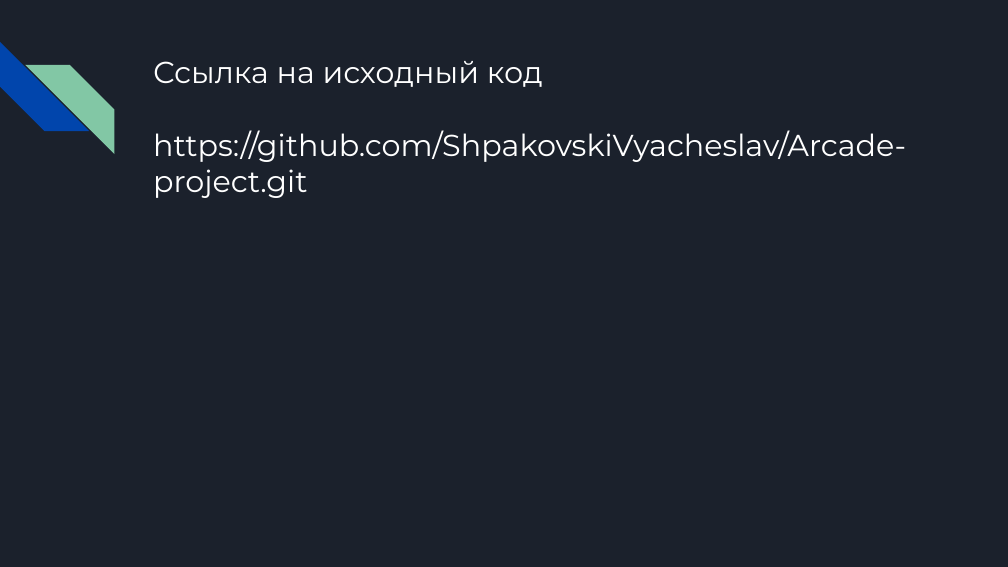
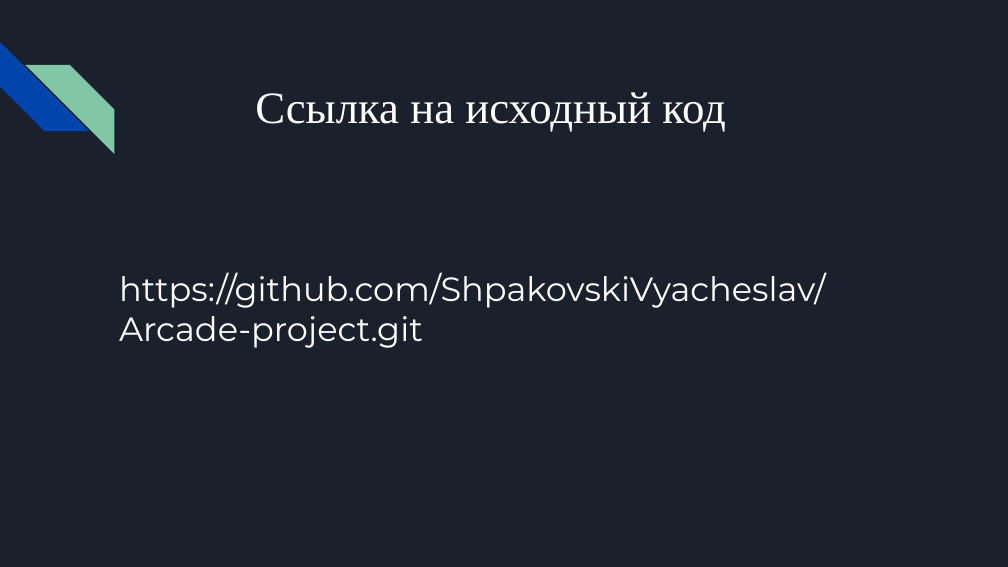
Before and after one commit to ShpakovskiVyacheslav/Arcade-project, a slide deck: slide 9 of documentation/Fish Hunter.pptx (slide 7 before the commit). Drawn at 1008x567 pixels with LibreOffice and Linux fonts; fonts in the diff are those of the drawing. Boxes give left, top, right and bottom in pixels: in the first picture for what was removed or moved away, otherwise in the second. Text is boxed around its words. In the diff, an @@ line names an element or a change of style, - is before the commit and + after.

```diff
--- a/documentation/Fish Hunter.pptx
+++ b/documentation/Fish Hunter.pptx
@@ title at box(153, 61, 543, 87): paragraph removed @@
-Ссылка на исходный код
@@ text added at box(255, 92, 725, 132), 32 pt, text #FFFFFF @@
+Ссылка на исходный код
@@ title "https://github.com/ShpakovskiVyacheslav/Arcade-project.git": place and size @@
-title "https://github.com/ShpakovskiVyacheslav/Arcade-project.git" at box(153, 61, 906, 198)
+title "https://github.com/ShpakovskiVyacheslav/Arcade-project.git" at box(119, 272, 826, 348)
@@ title "https://github.com/ShpakovskiVyacheslav/Arcade-project.git" at box(119, 272, 826, 348): size 21.6 to 24 pt @@
```
Also in this commit, not shown: 3 other slides changed, 5 slides added, 3 slides removed, 1 other file.
